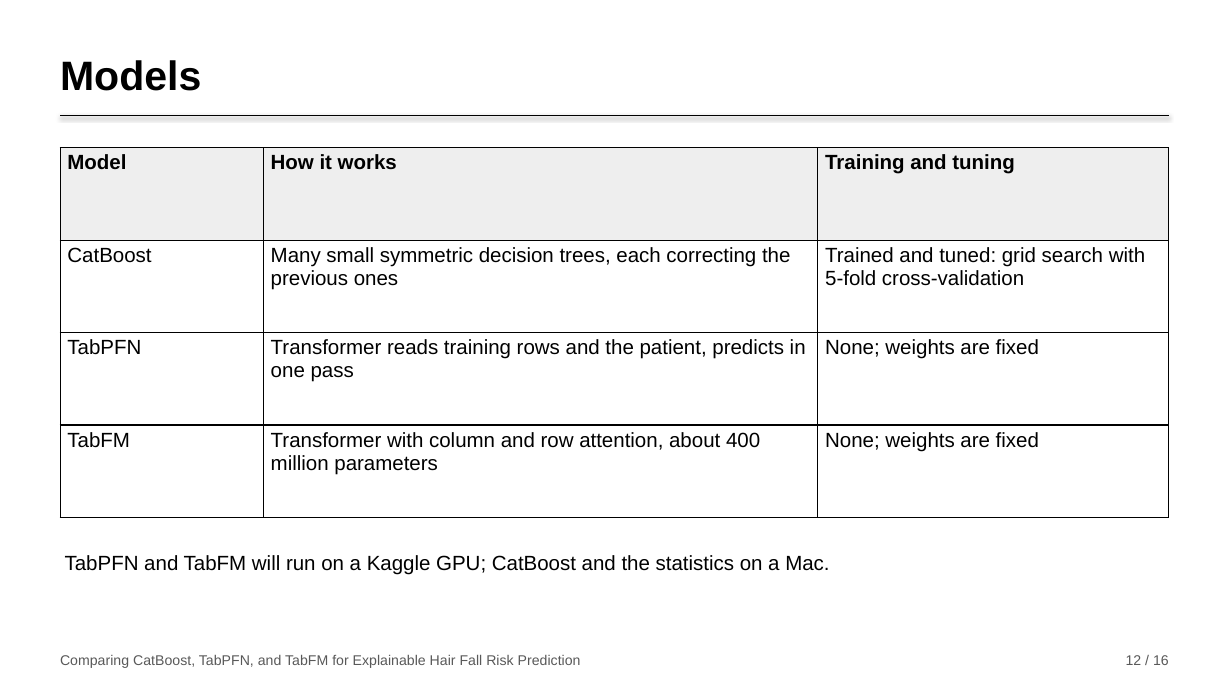
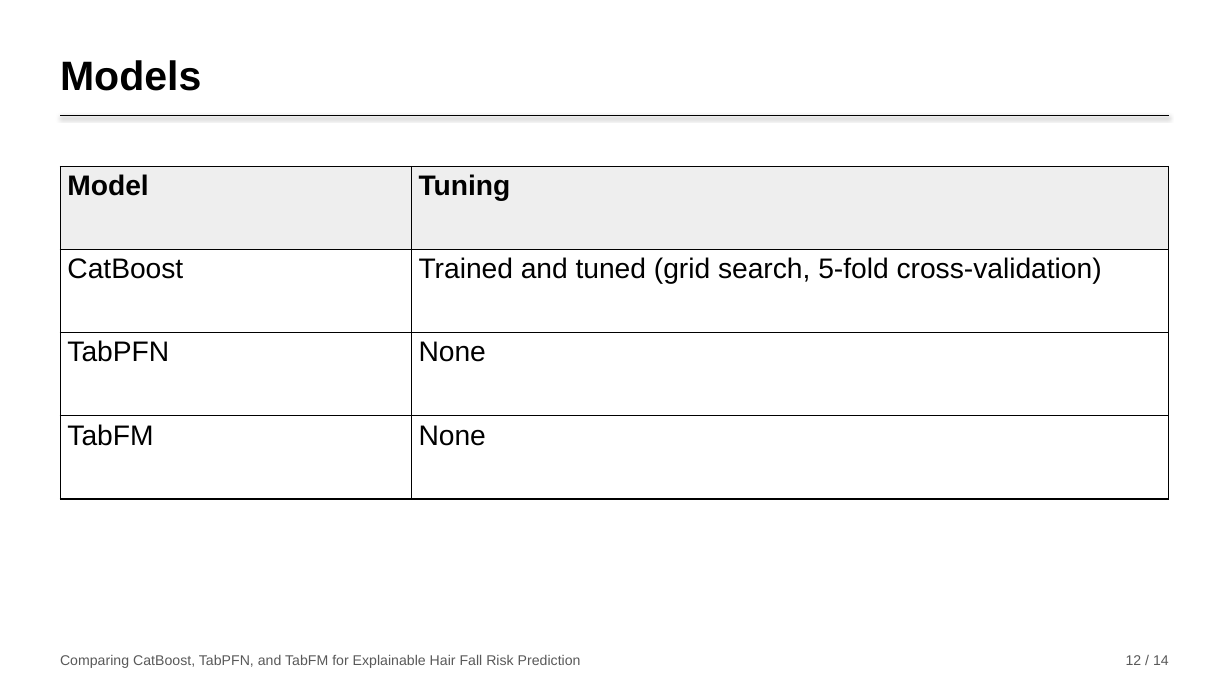
Before and after one commit to nirajanS1211/Hairfall-Thesis, a slide deck: slide 12 of Thesis_Final/Presentation/Hairfall_Presentation.pptx. Drawn at 1232x693 pixels with LibreOffice and Linux fonts; fonts in the diff are those of the drawing. Boxes give left, top, right and bottom in pixels: in the first picture for what was removed or moved away, otherwise in the second. Text is boxed around its words. In the diff, an @@ line names an element or a change of style, - is before the commit and + after.

```diff
--- a/Thesis_Final/Presentation/Hairfall_Presentation.pptx
+++ b/Thesis_Final/Presentation/Hairfall_Presentation.pptx
@@ table at bbox=[60, 166, 1169, 499] @@
-column 2: How it works | Many small symmetric decision trees, each correcting the previous ones | Transformer reads training rows and the patient, predicts in one pass | Transformer with column and row attention, about 400 million parameters
-column 3: Training and tuning | Trained and tuned: grid search with 5-fold cross-validation | None; weights are fixed | None; weights are fixed
+column 2: Tuning | Trained and tuned (grid search, 5-fold cross-validation) | None | None
@@ table: place and size @@
-table at bbox=[60, 148, 1169, 518]
+table at bbox=[60, 166, 1169, 499]
@@ text removed at bbox=[65, 555, 829, 575] @@
-TabPFN and TabFM will run on a Kaggle GPU; CatBoost and the statistics on a Mac.
@@ text at bbox=[1126, 655, 1169, 665]: text changed @@
-12 / 16
+12 / 14
```
Also in this commit, not shown: 12 other slides changed, 2 slides removed, 2 other files.
